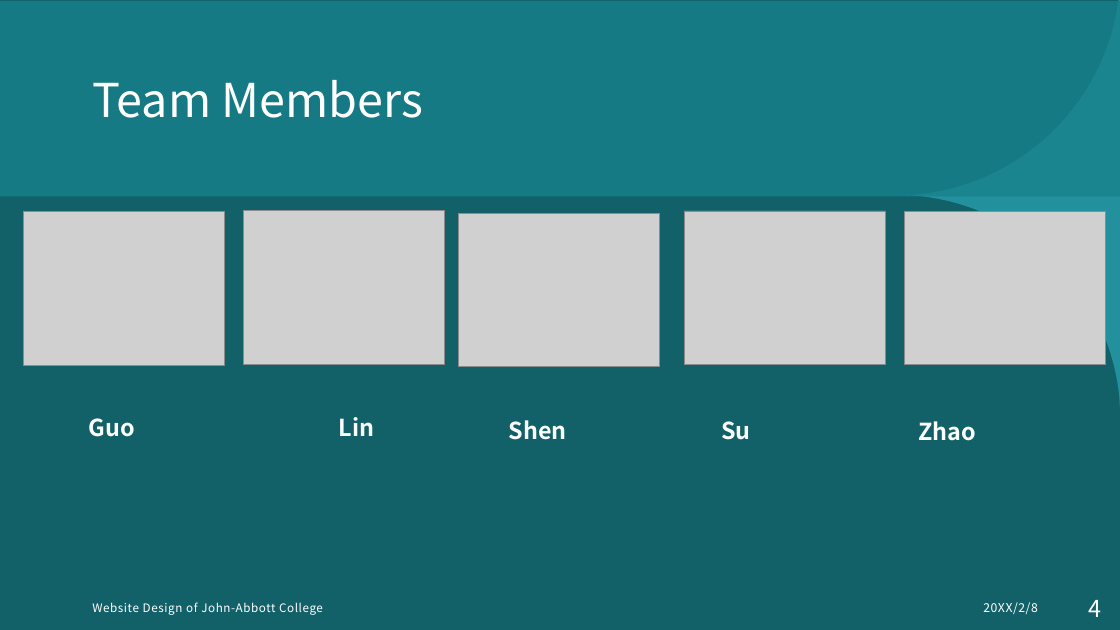
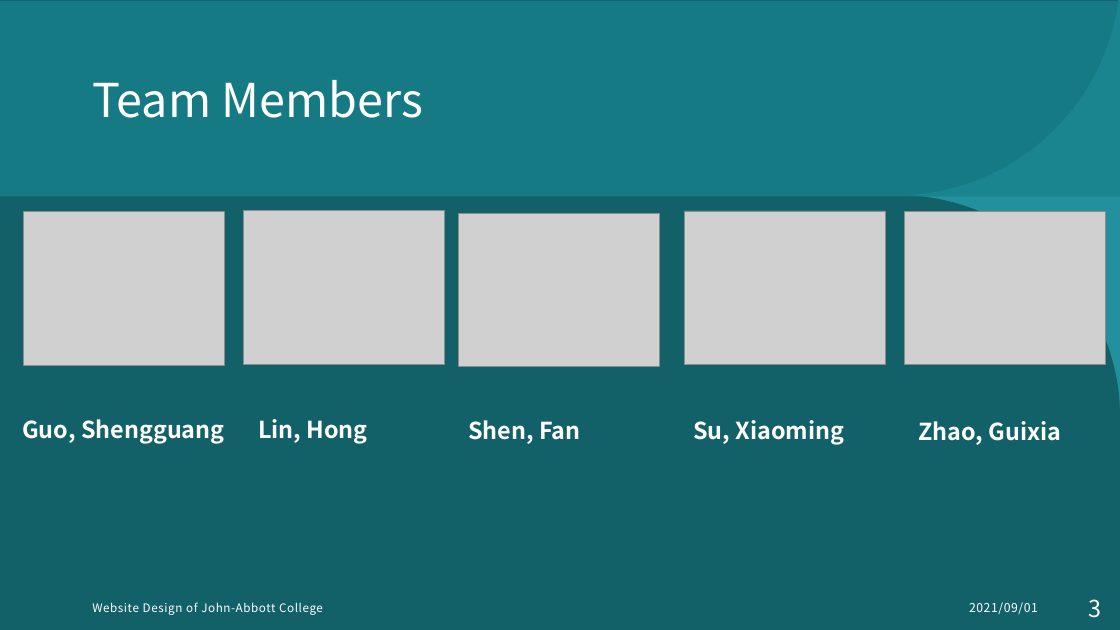
Before and after one commit to MikentGuo/Project_Tour, a slide deck: slide 3 of docs/Website Design for tourist attraction.pptx (slide 4 before the commit). Drawn at 1120x630 pixels with LibreOffice and Linux fonts; fonts in the diff are those of the drawing; grey boxes stand for pictures. Boxes give left, top, right and bottom in pixels: in the first picture for what was removed or moved away, otherwise in the second. Text is boxed around its words. In the diff, an @@ line names an element or a change of style, - is before the commit and + after.

```diff
--- a/docs/Website Design for tourist attraction.pptx
+++ b/docs/Website Design for tourist attraction.pptx
@@ text at bbox=[22, 419, 225, 444]: text changed @@
-Guo
+Guo, Shengguang
@@ text at bbox=[258, 419, 368, 444]: text changed @@
-Lin
+Lin, Hong
@@ text at bbox=[468, 420, 580, 444]: text changed @@
-Shen
+Shen, Fan
@@ text at bbox=[693, 420, 845, 445]: text changed @@
-Su
+Su, Xiaoming
@@ text at bbox=[918, 421, 1062, 445]: text changed @@
-Zhao
+Zhao, Guixia
@@ page number at bbox=[1089, 599, 1102, 618]: text changed @@
-4
+3
@@ text at bbox=[969, 602, 1038, 614]: text changed @@
-20XX/2/8
+2021/09/01
```
Also in this commit, not shown: 11 other slides changed, 1 slide added, 1 slide removed.
